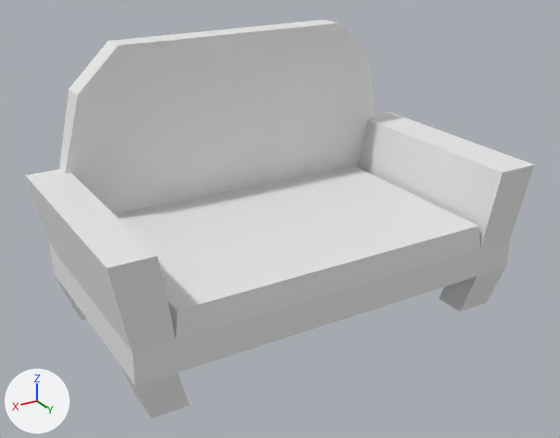
Before and after pictures for a commit that changed the FBX model Assets/Finn/Models/fbx models/long_couch.fbx.
The view is the same before and after, from a 50 mm camera at (4.86, 3.0, 2.05) aimed at (3.05, -0.01, 0.54). The lights are fixed; the arrows at lower left show +X, +Y and +Z. Where no turn or scale is listed for an object, it has been applied to the vertices.

In view in the first picture: 'long couch'.
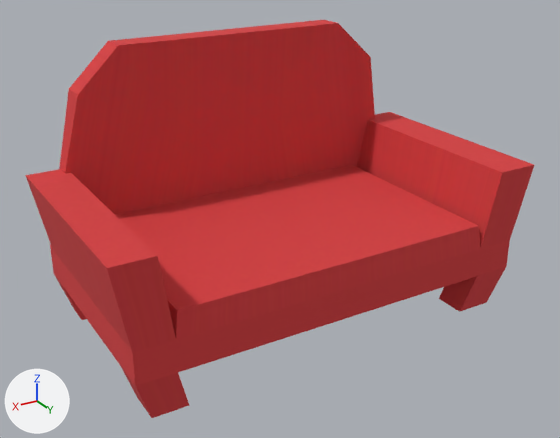
The newer file is also rescaled (x0.754), turned or shifted as a whole; pictures and numbers use the older file's frame.

Location of each change, (x1, y1, x2, y2) in pixels of the pictures (560 x 438 px):
'long couch', surface changed (white to red): (25, 20, 534, 418) in both

What the commit changed:
Picture 'long couch_initialShadingGroup_BaseColor.png' (img_long_couch_initialshadinggroup_basecolor_png) is new.
In material 'initialShadingGroup.002' (mat_initialshadinggroup_002), base_color is no longer (0.8, 0.8, 0.8), white #e7e7e7.
In material 'initialShadingGroup.002' (mat_initialshadinggroup_002), texture is now set to img_long_couch_initialshadinggroup_basecolor_png.
